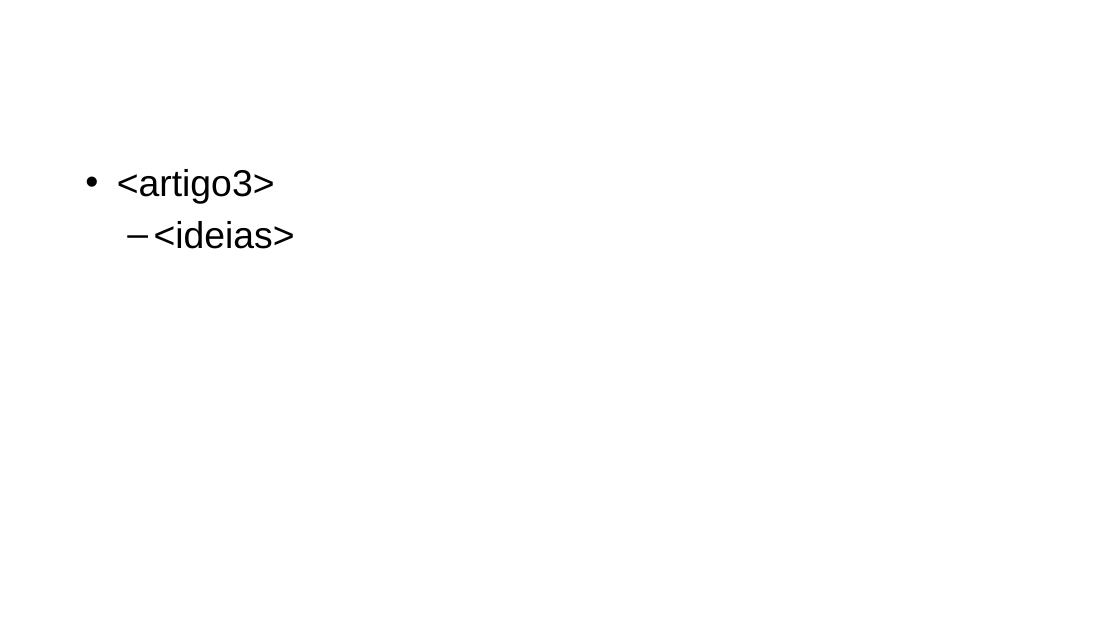
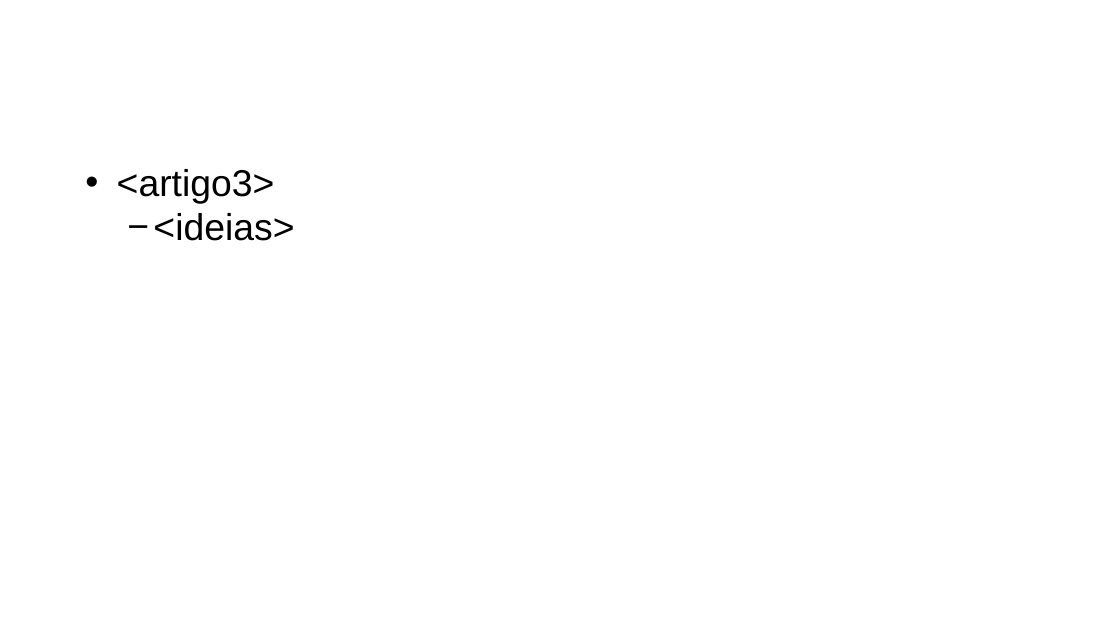
Before and after one commit to AlexssandroUeno/3-Ano, a slide deck: slide 12 of Trabalho de Conclusão de Curso/Apresentacao TCC.pptx. Drawn at 1120x630 pixels with LibreOffice and Linux fonts; fonts in the diff are those of the drawing. Boxes give left, top, right and bottom in pixels: in the first picture for what was removed or moved away, otherwise in the second. Text is boxed around its words. In the diff, an @@ line names an element or a change of style, - is before the commit and + after.

```diff
--- a/Trabalho de Conclusão de Curso/Apresentacao TCC.pptx
+++ b/Trabalho de Conclusão de Curso/Apresentacao TCC.pptx
@@ text "<artigo3>" at (117,169,294,241): indent changed; less space between paragraphs; bullet – to − @@
```
Also in this commit, not shown: 14 other slides changed.
